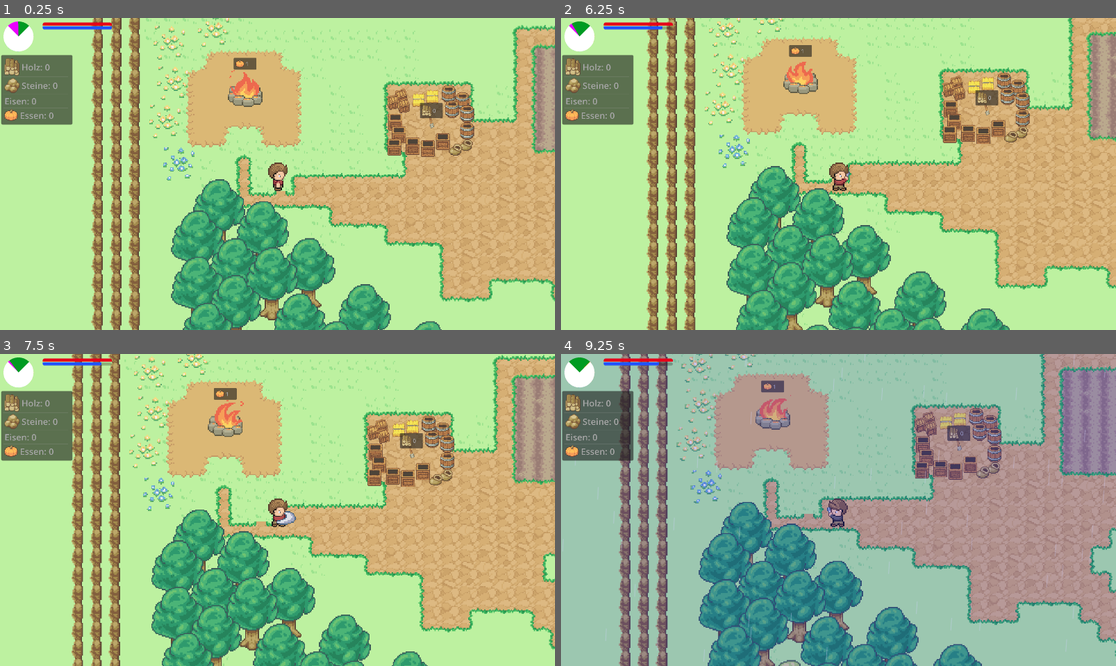
Above: before the commit, frames 1-4 (two rows, left to right).
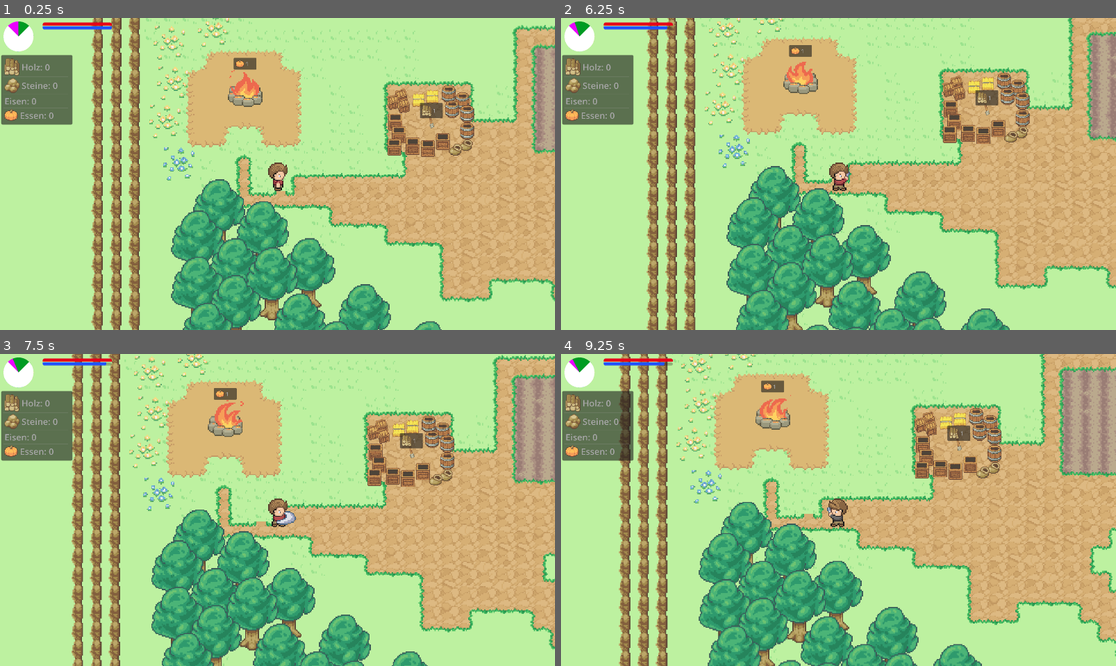
Above: after the commit, the same moments.

Repository: Herzmut-Games/hgj-2023
Game: Godot game, scene res://level.tscn
Two runs of this game, one before a commit and one after it. Both use one fixed random seed, a clock stepped at 60 frames per second and the inputs below.
Inputs:
- Up to frame 1 (0.25 s): no input
- Up to frame 2 (6.25 s): hold Right (ui_right) 0.53-1.28 s; tap Space (action) every 0.75 s from 0.6 to 5.85 s; hold Down (ui_down) 1.28-2.03 s; hold Right (ui_right) 2.03-2.78 s; hold Up (ui_up) 2.78-3.53 s; hold Left (ui_left) 3.53-5.03 s; hold Down (ui_down) 5.03-5.78 s; hold Right (ui_right) from 5.78 s (still down)
- Up to frame 3 (7.5 s): release Right (ui_right) at 6.53 s; hold Up (ui_up) 6.53-7.28 s; tap Space (action) at 6.6, 7.35 s; hold Right (ui_right) from 7.28 s (still down)
- Up to frame 4 (9.25 s): release Right (ui_right) at 8.03 s; hold Down (ui_down) 8.03-8.78 s; tap Space (action) at 8.1, 8.85 s; hold Left (ui_left) from 8.78 s (still down)

The runs differ from the first frame. In frame 1, less than 0.1% of the frame differs, in the area x 2-79%, y 1-31%; in frame 2, less than 0.1%; in frame 3, less than 0.1%; in frame 4, 97%, in the area x 0-100%, y 0-100%.

Commit message:
Balancing

Diff:
--- a/Campfire.gd
+++ b/Campfire.gd
@@ -7,8 +7,13 @@
 		Game.Items.FOOD: 1
 	})
 
-func interact(area):
-	if area.is_in_group("player"):
-		if Game.has_item(Game.Items.FOOD, 1):
-			Game.dec_item(Game.Items.FOOD)
-			Game.inc_hunger()
+func interact(_area):
+	var diff = Game.MAX_HUNGER - Game.hunger_level
+
+	if Game.has_item(Game.Items.FOOD, diff):
+		Game.dec_item(Game.Items.FOOD, diff)
+		Game.inc_hunger(diff)
+	else:
+		var curr = Game.hunger_level
+		Game.dec_item(Game.Items.FOOD, curr)
+		Game.inc_hunger(curr)
--- a/Clock.gd
+++ b/Clock.gd
@@ -1,7 +1,7 @@
 extends Node2D
 
 var seasons
-const ROTATION_SPEED = 5
+const ROTATION_SPEED = 3
 
 # Called when the node enters the scene tree for the first time.
 func _ready():
--- a/ThirstBar.gd
+++ b/ThirstBar.gd
@@ -3,7 +3,7 @@
 @onready var progress_bar = $ProgressBar
 @onready var timer = $Timer
 
-@export var thirst_tickrate = 2
+@export var thirst_tickrate = 3
 
 func _ready():
 	Game.connect("thirst_changed", _thirst_changed)
--- a/farm_field.gd
+++ b/farm_field.gd
@@ -22,8 +22,8 @@
 		state = 0
 
 		match Game.use_tool():
-			true: Game.inc_item(Game.Items.FOOD, 10)
-			false: Game.inc_item(Game.Items.FOOD, 5)
+			true: Game.inc_item(Game.Items.FOOD, Game.HARVEST_AMOUNT * 2)
+			false: Game.inc_item(Game.Items.FOOD, Game.HARVEST_AMOUNT)
 
 
 func _season_changed(season):
--- a/game.gd
+++ b/game.gd
@@ -3,7 +3,9 @@
 enum Season { SPRING, SUMMER, FALL, WINTER }
 
 const MAX_HUNGER = 10
-const MAX_THIRST = 20
+const HARVEST_AMOUNT = 7
+
+const MAX_THIRST = 25
 const MAX_TOOLS = 8
 
 var season = Season.SPRING
@@ -69,8 +71,8 @@
 		hunger_level = 0
 		end_game()
 
-func inc_hunger():
-	hunger_level += 1
+func inc_hunger(amount):
+	hunger_level += amount
 
 	if hunger_level > MAX_HUNGER:
 		hunger_level = MAX_HUNGER
--- a/house_yellow_1.gd
+++ b/house_yellow_1.gd
@@ -17,17 +17,17 @@
 @onready var required_tooltip = $RequiredResources
 
 @export var level_one_resources = {
-	Game.Items.WOOD: 0,
+	Game.Items.WOOD: 10,
 }
 
 @export var level_two_resources = {
-	Game.Items.WOOD: 0,
-	# Game.Items.STONE: 1
+	Game.Items.WOOD: 10,
+	Game.Items.STONE: 8
 }
 
 @export var level_three_resources = {
-	Game.Items.WOOD: 0,
-	# Game.Items.STONE: 2,
+	Game.Items.WOOD: 20,
+	Game.Items.STONE: 20,
 	# Game.Items.IRON: 1
 }
 
--- a/items/stone.gd
+++ b/items/stone.gd
@@ -60,7 +60,7 @@
 func interact(area):
 	if area.is_in_group("player") && !mined && season != Game.Season.WINTER:
 		_shake()
-		if randf_range(0, 1) > 0.8:
+		if randf_range(0, 1) > 0.5:
 			_mine()
 
 func _mine():
